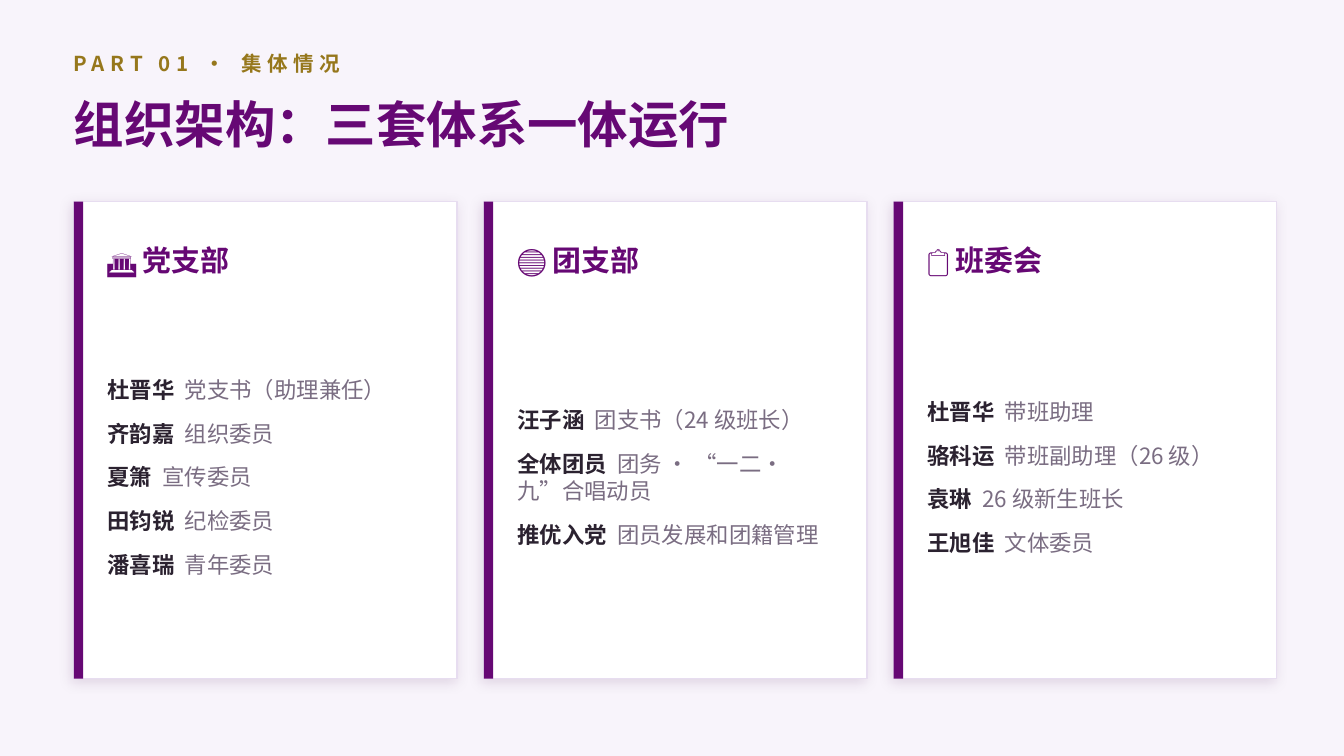
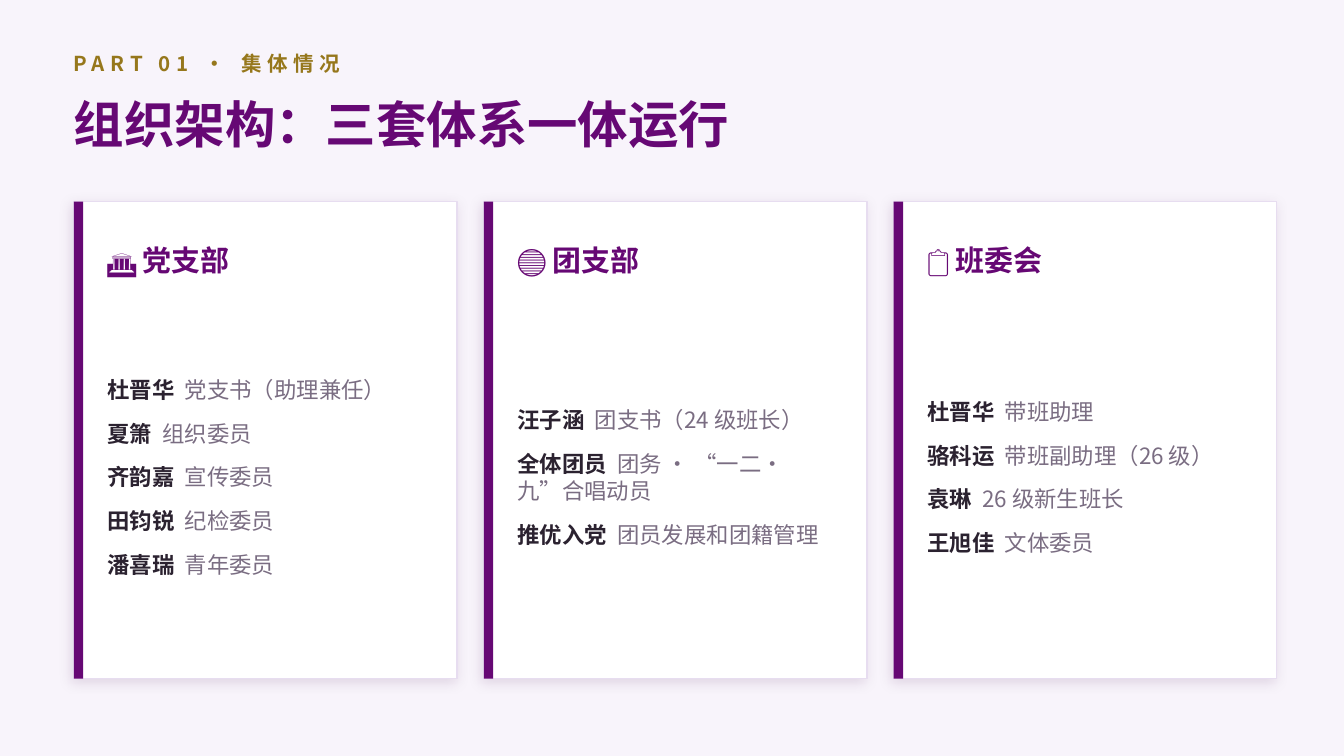
Before and after one commit to dujh22/THUCS53, a slide deck: slide 4 of 公示/相关PPT/2608：计研五三新生班会-杜晋华.pptx. Drawn at 1344x756 pixels with LibreOffice and Linux fonts; fonts in the diff are those of the drawing. Boxes give left, top, right and bottom in pixels: in the first picture for what was removed or moved away, otherwise in the second. Text is boxed around its words. In the diff, an @@ line names an element or a change of style, - is before the commit and + after.

```diff
--- a/公示/相关PPT/2608：计研五三新生班会-杜晋华.pptx
+++ b/公示/相关PPT/2608：计研五三新生班会-杜晋华.pptx
@@ text at (x1=107, y1=423, x2=275, y2=487): text changed @@
-齐韵嘉 组织委员
-夏箫 宣传委员
+夏箫 组织委员
+齐韵嘉 宣传委员
```
Also in this commit, not shown: 1 other slide changed, 5 other files.
